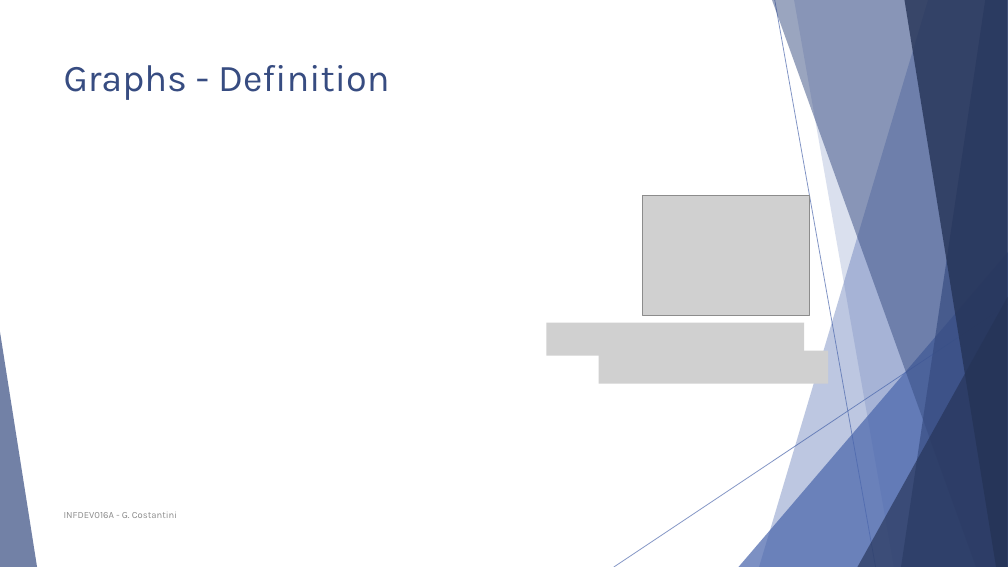
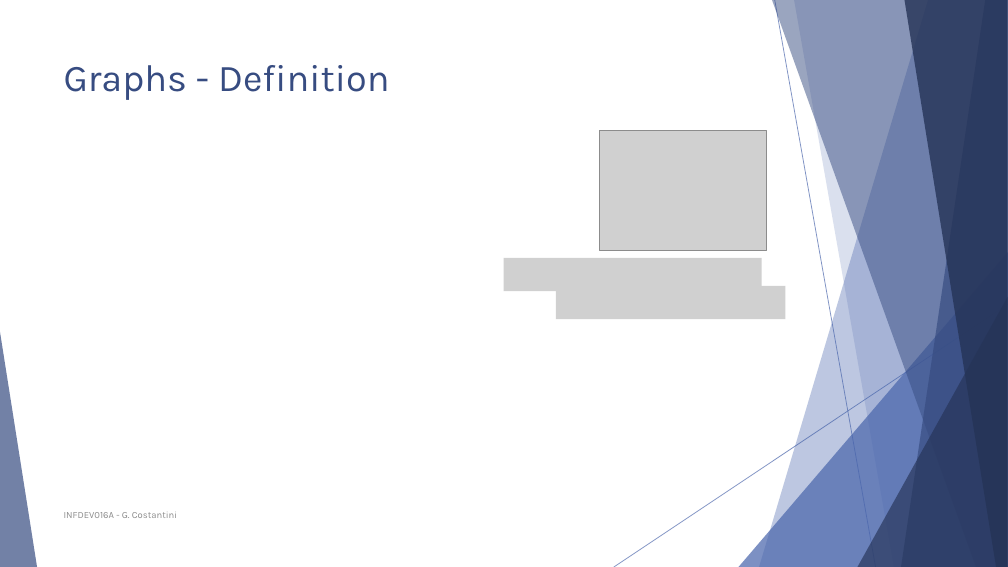
Before and after one commit to polyanos/INFDEV01-6A, a slide deck: slide 6 of Slides/Week 5 - Graphs.pptx. Drawn at 1008x567 pixels with LibreOffice and Linux fonts; fonts in the diff are those of the drawing; grey boxes stand for pictures. Boxes give left, top, right and bottom in pixels: in the first picture for what was removed or moved away, otherwise in the second. Text is boxed around its words. In the diff, an @@ line names an element or a change of style, - is before the commit and + after.

```diff
--- a/Slides/Week 5 - Graphs.pptx
+++ b/Slides/Week 5 - Graphs.pptx
@@ picture: place and size @@
-picture at <box>642,195,809,315</box>
+picture at <box>600,131,767,250</box>
@@ picture added at <box>504,258,761,291</box> @@
@@ picture added at <box>556,286,785,319</box> @@
@@ picture removed at <box>547,323,805,356</box> @@
@@ picture removed at <box>599,351,828,384</box> @@
```
Also in this commit, not shown: 28 other slides changed, 1 slide added.
